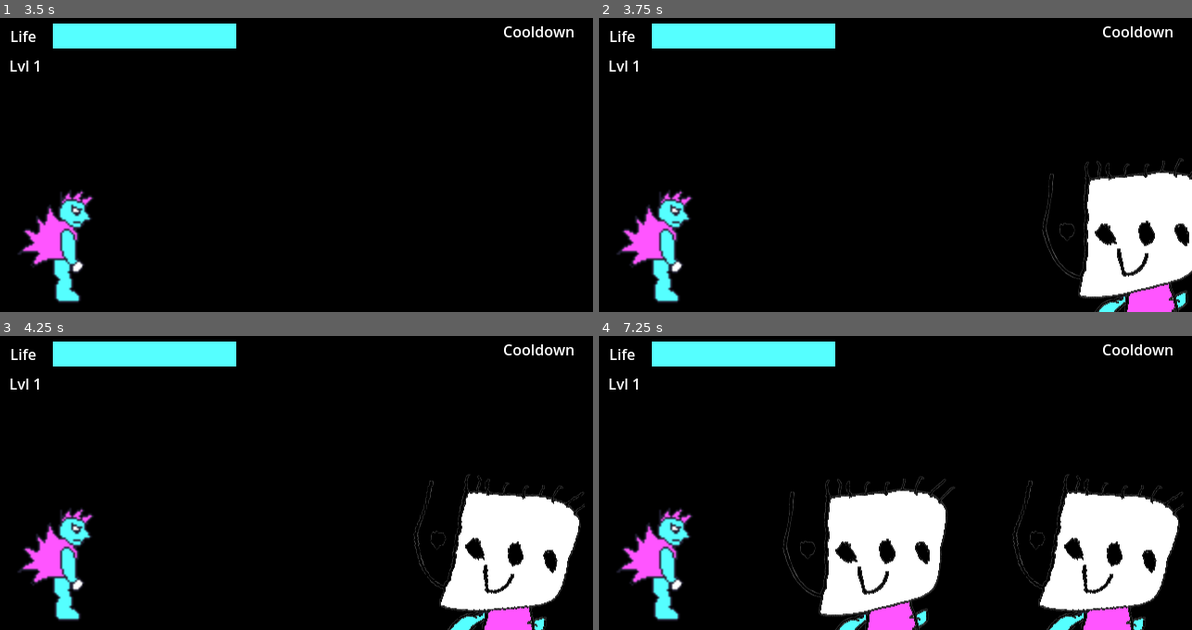
Above: before the commit, frames 1-4 (two rows, left to right).
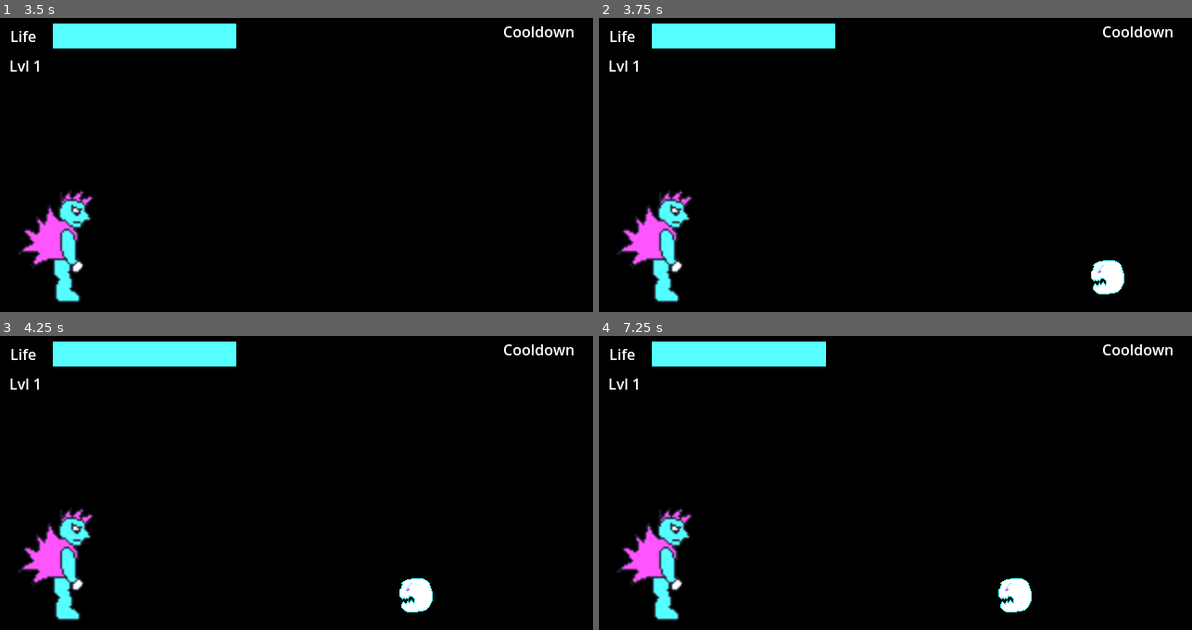
Above: after the commit, the same moments.

Repository: charro/secretpowers
Game: Godot game, scene res://splash.tscn
The game is run twice, just before and just after one commit, with the same random seed, the same clock (stepped at 60 frames per second) and the same inputs.
Inputs:
- Up to frame 1 (3.5 s): tap Enter at 0.5, 2 s; tap Ctrl (first) at 0.6, 2.85 s; tap Space at 1.25, 2.75 s; tap Shift (second) at 1.35 s; tap Alt (third) at 2.1 s
- Up to frame 2 (3.75 s): tap Enter at 3.5 s; tap Shift (second) at 3.6 s
- Up to frame 3 (4.25 s): no input
- Up to frame 4 (7.25 s): tap one key every 0.75 s from 4.35 s: Alt (third) Ctrl (first) Shift (second) Alt (third)

Frame 1 is identical in both runs. In frame 2, 7.3% of the frame differs, in the area x 74-100%, y 47-100%; in frame 3, 8.7%; in frame 4, 17%, in the area x 30-99%, y 1-100%.

Commit message:
Version ready to commit to the Jam

Diff:
--- a/foe/foe.gd
+++ b/foe/foe.gd
@@ -4,6 +4,7 @@
 @export var max_velocity: float = 200
 @export var max_life: int = 5
 
+var type = "foe"
 var velocity: float
 var life: int
 
@@ -58,7 +59,8 @@
 		SecretPowerChecker.SECRET_POWERS.MEGA_PUNCH:
 			megapunched.emit(self)
 
-func set_foe_values(new_max_life: int, new_max_velocity: int, sprite_frames: SpriteFrames):
+func set_foe_values(new_type: String, new_max_life: int, new_max_velocity: int, sprite_frames: SpriteFrames):
+	type = new_type
 	max_life = new_max_life
 	max_velocity = new_max_velocity
 	$AnimatedSprite2D.sprite_frames = sprite_frames
--- a/foe/foe.tscn
+++ b/foe/foe.tscn
@@ -46,6 +46,7 @@
 [node name="Foe" type="Area2D"]
 position = Vector2(0, 1)
 script = ExtResource("2_6r5mc")
+metadata/_edit_group_ = true
 
 [node name="AnimatedSprite2D" type="AnimatedSprite2D" parent="."]
 position = Vector2(1, -1)
--- a/main.gd
+++ b/main.gd
@@ -6,7 +6,7 @@
 var accumulated_points: int = 0
 var points_in_this_level = 0
 var level: int = 0
-var points_to_reach_next_level: Array[Variant] = [5, 20, 40, 80]
+var points_to_reach_next_level: Array[Variant] = [100, 300, 500, 1200]
 
 var foe_sprites = preload("res://foe/sprite_frames/foe.tres")
 var elplumas_sprites = preload("res://foe/sprite_frames/elplumas.tres")
@@ -26,7 +26,6 @@
 
 func _spawn_new_enemy() -> void:
 	var new_enemy = _create_foe_for_current_level()
-	new_enemy.position = $FoesSpawningPoint.position
 	add_child(new_enemy)
 	new_enemy.add_to_group("foes")
 	new_enemy.add_to_group("moving")
@@ -47,6 +46,7 @@
 func _check_if_dead():
 	if life < 1:
 		$UI.game_over()
+		$GameOverSound.play()
 		stop_the_world()
 		$FoeSpawnTimer.stop()
 
@@ -60,6 +60,7 @@
 	if level == points_to_reach_next_level.size() - 1:
 		stop_the_world()
 		$UI.game_won()
+		$YouWinSound.play()
 	else:
 		accumulated_points += points_in_this_level
 		points_in_this_level = 0
@@ -112,10 +113,13 @@
 func _on_foe_megapunched(foe: Foe):
 	var tween = create_tween()
 	tween.tween_property(foe, "position", $MegapunchTopPoint.position, 0.5)
-	tween.tween_property(foe, "position", $FoesSpawningPoint.position, 0.2)
+	var final_position = $FoesSpawningPoint.position
+	if foe.type == "cabezon":
+		final_position.y = final_position.y - 80
+	tween.tween_property(foe, "position", final_position, 0.2)
 
 func _create_foe_for_current_level() -> Foe :
-	var foe: Foe = _spawn_cabezon()
+	var foe = _spawn_foe()
 	match level:
 		1:
 			if randf_range(0, 1) > 0.6:
@@ -136,18 +140,27 @@
 				foe = _spawn_elplumas()
 	return foe
 
+func _spawn_foe():
+	var foe: Foe = foe_scene.instantiate()
+	foe.position = $FoesSpawningPoint.position
+	return foe
+
 func _spawn_elplumas():
 	var foe: Foe = foe_scene.instantiate()
-	foe.set_foe_values(15, 250, elplumas_sprites)
+	foe.position = $FoesSpawningPoint.position
+	foe.set_foe_values("elplumas", 15, 250, elplumas_sprites)
 	return foe
 
 func _spawn_tortugato():
 	var foe: Foe = foe_scene.instantiate()
-	foe.set_foe_values(40, 150, tortugato_sprites)
+	foe.position = $FoesSpawningPoint.position
+	foe.set_foe_values("tortugator", 40, 150, tortugato_sprites)
 	return foe
 
 func _spawn_cabezon():
 	var foe: Foe = foe_scene.instantiate()
-	foe.set_foe_values(100, 80, cabezon_sprites)
-	foe.position.y = foe.position.y + 40
+	foe.position = $FoesSpawningPoint.position
+	foe.set_foe_values("cabezon", 100, 80, cabezon_sprites)
+	# Offset for this sprite as its much bigger
+	foe.position.y = foe.position.y - 80
 	return foe
--- a/main.tscn
+++ b/main.tscn
@@ -8,6 +8,9 @@
 [ext_resource type="Script" path="res://foe_spawn_timer.gd" id="4_8nhan"]
 [ext_resource type="PackedScene" uid="uid://mnucat2y72lb" path="res://secret_powers/secret_power.tscn" id="4_pspov"]
 [ext_resource type="PackedScene" uid="uid://bv3852wpcjej4" path="res://ui/UI.tscn" id="4_yiwp2"]
+[ext_resource type="AudioStream" uid="uid://bra012rvr0lsr" path="res://sound/tada-military-2-183973.mp3" id="9_lf5tc"]
+[ext_resource type="AudioStream" uid="uid://qx5hqaps28gh" path="res://sound/you-win-sequence-1-183948.mp3" id="10_6g2m8"]
+[ext_resource type="AudioStream" uid="uid://5udjjvhwiq6o" path="res://sound/080205_life-lost-game-over-89697.mp3" id="11_m4eqq"]
 
 [node name="Main" type="Node2D"]
 script = ExtResource("1_m8662")
@@ -53,10 +56,10 @@
 script = ExtResource("4_8nhan")
 max_wait_time = 3
 
-[node name="UI" parent="." instance=ExtResource("4_yiwp2")]
-
 [node name="FoesSpawningPoint" type="Node2D" parent="."]
 position = Vector2(586, 281)
+
+[node name="Foe" parent="FoesSpawningPoint" instance=ExtResource("2_kqppx")]
 
 [node name="StopTheWorldTimer" type="Timer" parent="."]
 wait_time = 5.0
@@ -68,6 +71,17 @@
 [node name="MegapunchTopPoint" type="Node2D" parent="."]
 position = Vector2(445, 46)
 
+[node name="CelebrationSound" type="AudioStreamPlayer2D" parent="."]
+stream = ExtResource("9_lf5tc")
+
+[node name="UI" parent="." instance=ExtResource("4_yiwp2")]
+
+[node name="YouWinSound" type="AudioStreamPlayer2D" parent="."]
+stream = ExtResource("10_6g2m8")
+
+[node name="GameOverSound" type="AudioStreamPlayer2D" parent="."]
+stream = ExtResource("11_m4eqq")
+
 [connection signal="new_secret_power_found" from="SecretPowerChecker" to="." method="_on_secret_power_checker_new_secret_power_found"]
 [connection signal="secret_power_triggered" from="SecretPowerChecker" to="." method="_on_secret_power_checker_secret_power_triggered"]
 [connection signal="secret_power_triggered" from="SecretPowerChecker" to="Player" method="_on_secret_power_checker_secret_power_triggered"]
--- a/player/player.tscn
+++ b/player/player.tscn
@@ -276,12 +276,15 @@
 
 [node name="KickSound" type="AudioStreamPlayer2D" parent="."]
 stream = ExtResource("6_a24hu")
+volume_db = -13.351
 
 [node name="AyukenSound" type="AudioStreamPlayer2D" parent="."]
 stream = ExtResource("7_lelr7")
+volume_db = 14.055
 
 [node name="MegaPunchSound" type="AudioStreamPlayer2D" parent="."]
 stream = ExtResource("8_dop6w")
+volume_db = 11.946
 
 [connection signal="area_entered" from="." to="." method="_on_player_area_entered"]
 [connection signal="area_exited" from="." to="." method="_on_player_area_exited"]
--- a/secret_power_checker.gd
+++ b/secret_power_checker.gd
@@ -61,6 +61,7 @@
 		$"../UI".new_secret_power_found(secret_power, current_actions_sequence)
 		new_secret_power_found.emit()
 		current_actions_sequence.clear()
+		$"../CelebrationSound".play()
 
 	# Apply the secret power to all foes in screen
 	get_tree().call_group("touching_player", "secret_power", str(secret_power))
@@ -77,6 +78,7 @@
 func new_power_unblocked():
 	secret_powers_unblocked = \
 		clampi(secret_powers_unblocked + 1, 0, len(SECRET_POWERS))
+	$"../CelebrationSound".play()
 
 func get_keys_on_secret_power(level: int):
 	if level < len(SECRET_POWERS) :
--- a/ui/UI.tscn
+++ b/ui/UI.tscn
@@ -31,19 +31,6 @@
 grow_horizontal = 2
 grow_vertical = 2
 script = ExtResource("1_up53w")
-
-[node name="GameResult" type="Label" parent="."]
-visible = false
-layout_mode = 0
-offset_left = 105.0
-offset_top = 67.0
-offset_right = 554.0
-offset_bottom = 273.0
-theme_override_colors/font_color = Color(1, 0.333333, 1, 1)
-theme_override_font_sizes/font_size = 50
-text = "GAME OVER"
-horizontal_alignment = 1
-vertical_alignment = 1
 
 [node name="ProgressBar" type="ProgressBar" parent="."]
 layout_mode = 0
@@ -228,4 +215,25 @@
 offset_bottom = 68.0
 text = "Lvl 1"
 
+[node name="GameResult" type="ColorRect" parent="."]
+visible = false
+layout_mode = 0
+offset_left = 93.0
+offset_top = 84.0
+offset_right = 551.0
+offset_bottom = 277.0
+color = Color(0, 0, 0, 1)
+
+[node name="Label" type="Label" parent="GameResult"]
+layout_mode = 0
+offset_left = 6.0
+offset_top = -5.0
+offset_right = 455.0
+offset_bottom = 201.0
+theme_override_colors/font_color = Color(1, 0.333333, 1, 1)
+theme_override_font_sizes/font_size = 50
+text = "GAME OVER"
+horizontal_alignment = 1
+vertical_alignment = 1
+
 [connection signal="timeout" from="PowerFoundTimer" to="." method="_on_power_found_timer_timeout"]
--- a/ui/ui.gd
+++ b/ui/ui.gd
@@ -15,11 +15,11 @@
 	$LifeBar.value = life
 
 func game_over():
-	$GameResult.text = "GAME OVER"
+	$GameResult/Label.text = "GAME OVER"
 	$GameResult.visible = true
 
 func game_won():
-	$GameResult.text = "CONGRATS !!\n YOU WON!!"
+	$GameResult/Label.text = "CONGRATS !!\n YOU WON!!"
 	$GameResult.visible = true
 
 func hide_pop_ups():
Not shown, changed: credits.txt
Not shown: 1 places in main.tscn that only renumber resources
Not shown, added: sound/080205_life-lost-game-over-89697.mp3.import
Not shown, added: sound/tada-military-2-183973.mp3.import
Not shown, added: sound/you-win-sequence-1-183948.mp3.import
Not shown, added: sound/080205_life-lost-game-over-89697.mp3
Not shown, added: sound/tada-military-2-183973.mp3
Not shown, added: sound/you-win-sequence-1-183948.mp3
